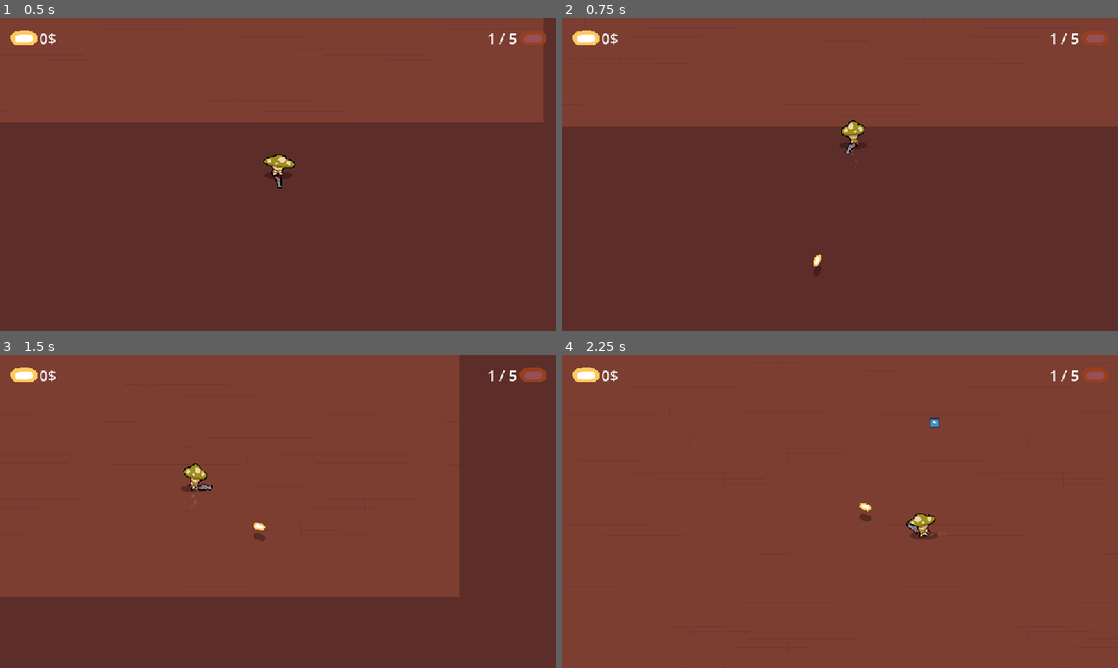
Above: before the commit, frames 1-4 (two rows, left to right).
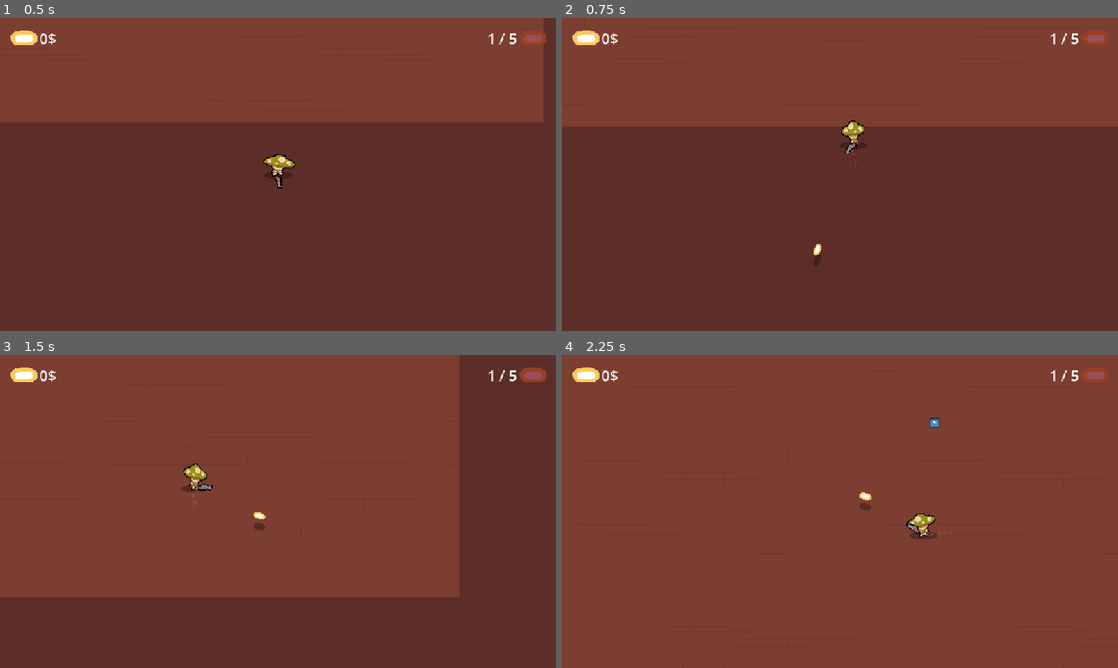
Above: after the commit, the same moments.

Repository: orbital-mage/gmtk-2025
Game: Godot game, scene res://game/arena.tscn
The game is run twice, just before and just after one commit, with the same random seed, the same clock (stepped at 60 frames per second) and the same inputs. The engine's default icon, where the game draws it, is replaced by a stand-in: a white triangle on a blue panel in a dark square.
Inputs (mouse positions are in pixels of both pictures, inside the frame that each line leads up to):
- Up to frame 1 (0.5 s): no input
- Up to frame 2 (0.75 s): tap Enter at 0.5 s; move the mouse to (812, 237) at 0.52 s; press the mouse at (812, 237) at 0.53 s; hold W (up) from 0.53 s (still down)
- Up to frame 3 (1.5 s): keep holding W (up); move the mouse to (444, 558) at 1.27 s; release the mouse at (444, 558) at 1.28 s; click (444, 558) at 1.35 s
- Up to frame 4 (2.25 s): move the mouse to (673, 464) at 2.02 s; release W (up) at 2.03 s; press the mouse at (673, 464) at 2.03 s; hold A (left) from 2.03 s (still down)

Frame 1 is identical in both runs. In frame 2, 0.1% of the frame differs, in the area x 45-47%, y 72-83%; in frame 3, 0.1%; in frame 4, 0.1%, in the area x 53-56%, y 43-54%.

Commit message:
fix aiming and bullets

Diff:
--- a/game/bullets/bullet.gd
+++ b/game/bullets/bullet.gd
@@ -4,7 +4,6 @@
 
 var source: Clone
 var direction: Vector2
-var released := false
 
 @onready var sprite: Sprite2D = $Sprite
 @onready var shadow_sprite: Sprite2D = $Shadow
@@ -29,10 +28,8 @@
 func _on_lifetime_timeout() -> void:
 	queue_free()
 
-func _on_released(area: Area2D) -> void:
-	released = true
-	hitbox.set_collision_layer_value(Collision.Layers.BULLETS, true)
+func _on_hit(area: Area2D) -> void:
+	if area is CloneHitbox and area.clone == source:
+		return
 
-func _on_hit(area: Area2D) -> void:
-	if released:
-		queue_free()
+	queue_free()
--- a/game/bullets/bullet.tscn
+++ b/game/bullets/bullet.tscn
@@ -12,15 +12,14 @@
 
 [node name="Shadow" type="Sprite2D" parent="."]
 self_modulate = Color(0, 0, 0, 0.3)
-position = Vector2(0, 50)
 texture = ExtResource("2_lpncf")
 
 [node name="Sprite" type="Sprite2D" parent="."]
+position = Vector2(0, -50)
 texture = ExtResource("2_lpncf")
 
 [node name="Hitbox" type="Area2D" parent="." node_paths=PackedStringArray("bullet")]
-position = Vector2(0, 50)
-collision_layer = 0
+collision_layer = 8
 script = ExtResource("3_6lv4x")
 bullet = NodePath("..")
 
@@ -32,5 +31,4 @@
 wait_time = 5.0
 
 [connection signal="area_entered" from="Hitbox" to="." method="_on_hit"]
-[connection signal="area_exited" from="Hitbox" to="." method="_on_released"]
 [connection signal="timeout" from="Lifetime" to="." method="_on_lifetime_timeout"]
--- a/game/clones/clone.gd
+++ b/game/clones/clone.gd
@@ -64,6 +64,9 @@
 func _on_hit(area: Area2D) -> void:
 	if (area.get_collision_layer_value(Collision.Layers.BULLETS) or
 		area.get_collision_layer_value(Collision.Layers.ZOMBIES)):
+		if area is BulletHitbox and area.bullet.source == self:
+			return
+
 		_die(area)
 
 	if area.get_collision_layer_value(Collision.Layers.POWERUPS):
@@ -128,6 +131,7 @@
 		var bullet = bullet_scene.instantiate() as Bullet
 		bullet.position = position
 		bullet.set_direction(Vector2.from_angle(angle))
+		bullet.set_source(self)
 		shoot.emit(bullet)
 
 func _unset_player() -> void:
@@ -152,6 +156,5 @@
 		zombified = false
 
 func _on_sprite_animation_finished() -> void:
-	print('finished animation', sprite.animation)
 	if sprite.animation == "zombify":
 		zombified = true
--- a/game/clones/clone.tscn
+++ b/game/clones/clone.tscn
@@ -14,6 +14,7 @@
 [ext_resource type="Script" uid="uid://e88p5bwu5s2k" path="res://game/clones/camera.gd" id="10_0dtev"]
 [ext_resource type="Texture2D" uid="uid://mlvl6wedp1ek" path="res://assets/graphics/mushroom/mushroom_zombify.png" id="10_mcbe1"]
 [ext_resource type="Texture2D" uid="uid://cva7ulyfqah0" path="res://assets/graphics/mushroom/mushroom_zombify_color.png" id="11_sjq3k"]
+[ext_resource type="Script" uid="uid://cmjpy08xte1uv" path="res://game/clones/clone_hitbox.gd" id="12_sjq3k"]
 
 [sub_resource type="AtlasTexture" id="AtlasTexture_f6nqc"]
 atlas = ExtResource("3_tqi5f")
@@ -440,8 +441,10 @@
 rotation = 1.5708
 shape = SubResource("CircleShape2D_5tpik")
 
-[node name="Hitbox" type="Area2D" parent="."]
+[node name="Hitbox" type="Area2D" parent="." node_paths=PackedStringArray("clone")]
 collision_mask = 14
+script = ExtResource("12_sjq3k")
+clone = NodePath("..")
 
 [node name="CollisionShape2D" type="CollisionShape2D" parent="Hitbox"]
 shape = SubResource("CircleShape2D_80nbo")
--- /dev/null
+++ b/game/clones/clone_hitbox.gd
@@ -0,0 +1,3 @@
+class_name CloneHitbox extends Area2D
+
+@export var clone: Clone
--- a/project.godot
+++ b/project.godot
@@ -25,6 +25,7 @@
 window/stretch/mode="canvas_items"
 window/stretch/aspect="expand"
 mouse_cursor/custom_image="uid://8y0hknfmlnmr"
+mouse_cursor/custom_image_hotspot=Vector2(20, 20)
 
 [input]
 
Not shown: 1 places in game/clones/clone.tscn that only renumber resources
Not shown, added: game/clones/clone_hitbox.gd.uid
